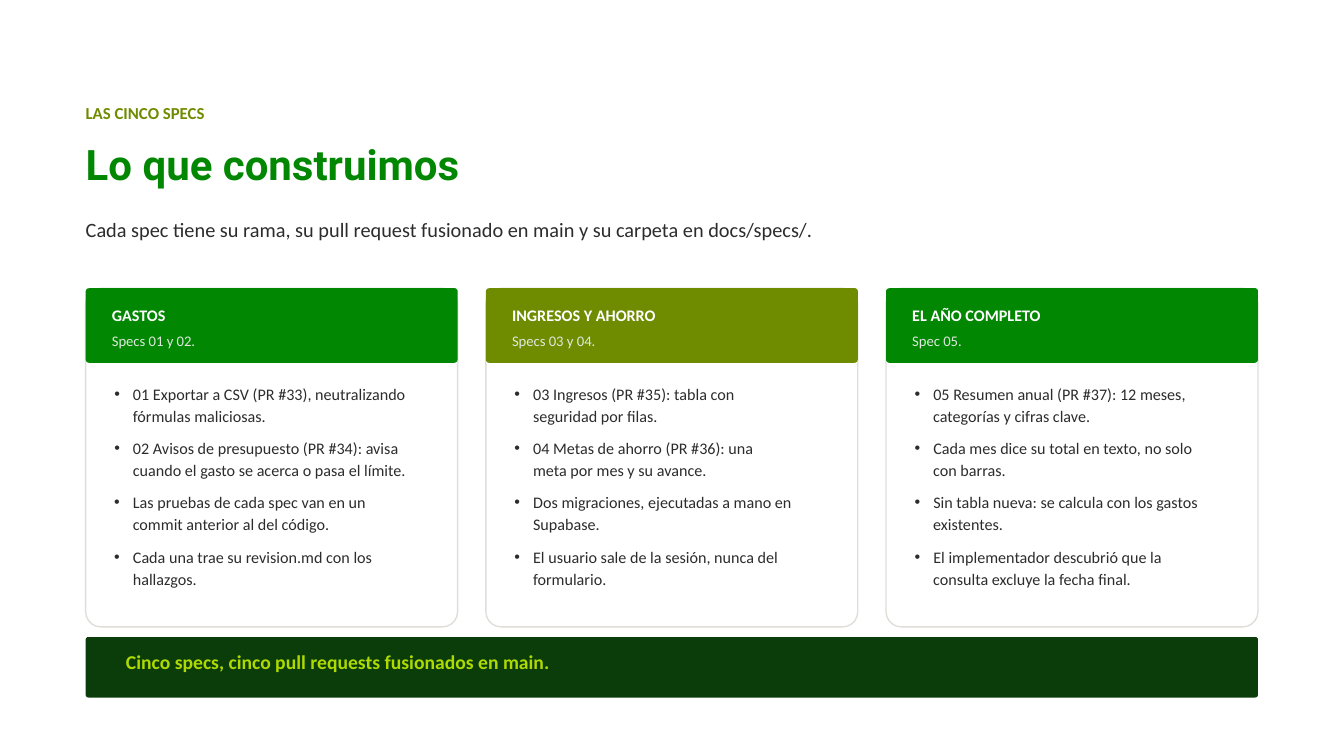
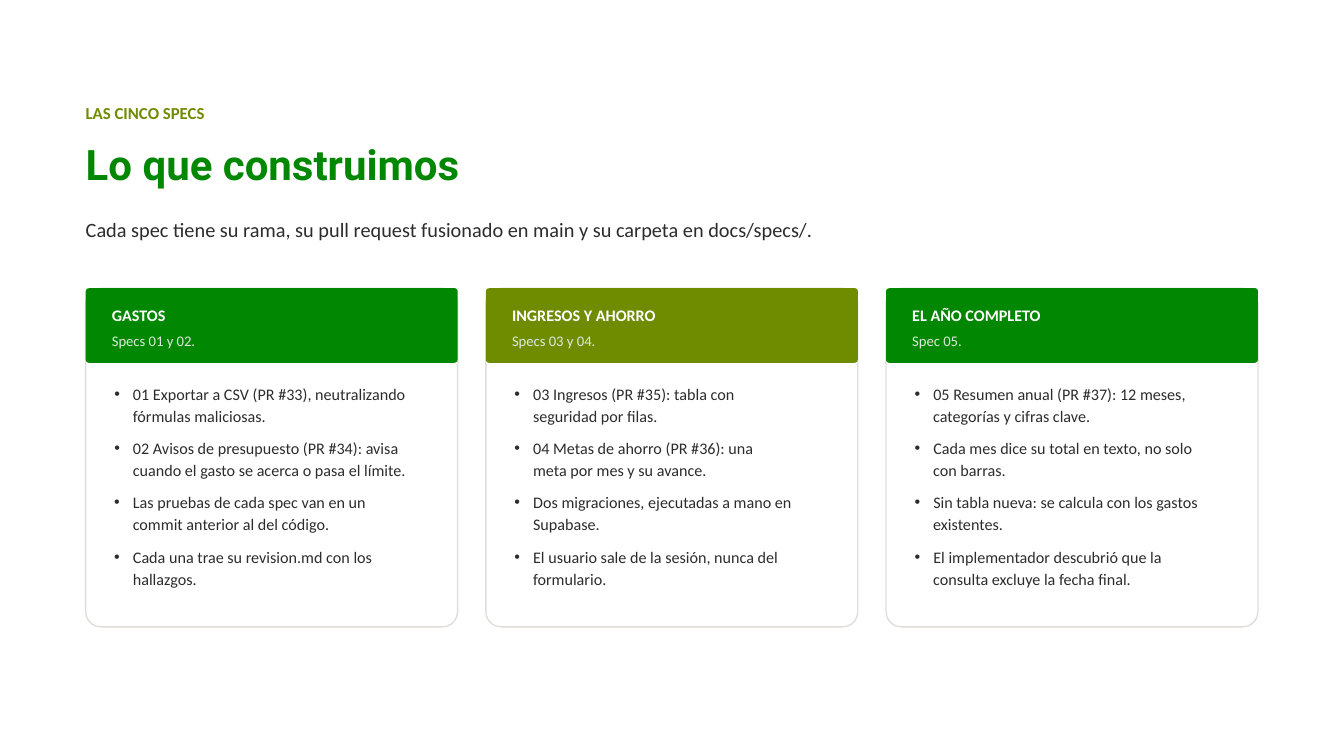
Before and after one commit to juandadevp/cuentasclaras, a slide deck: slide 11 of docs/Exposicion_Cuentas_Claras.pptx (slide 9 before the commit). Drawn at 1344x756 pixels with LibreOffice and Linux fonts; fonts in the diff are those of the drawing; background and template pictures are left out. Boxes give left, top, right and bottom in pixels: in the first picture for what was removed or moved away, otherwise in the second. Text is boxed around its words. In the diff, an @@ line names an element or a change of style, - is before the commit and + after.

```diff
--- a/docs/Exposicion_Cuentas_Claras.pptx
+++ b/docs/Exposicion_Cuentas_Claras.pptx
@@ freeform shape removed at [86,637,1258,698] @@
@@ text removed at [126,655,549,672] @@
-Cinco specs, cinco pull requests fusionados en main.
```
Also in this commit, not shown: 8 other slides changed, 6 slides added, 2 slides removed.
